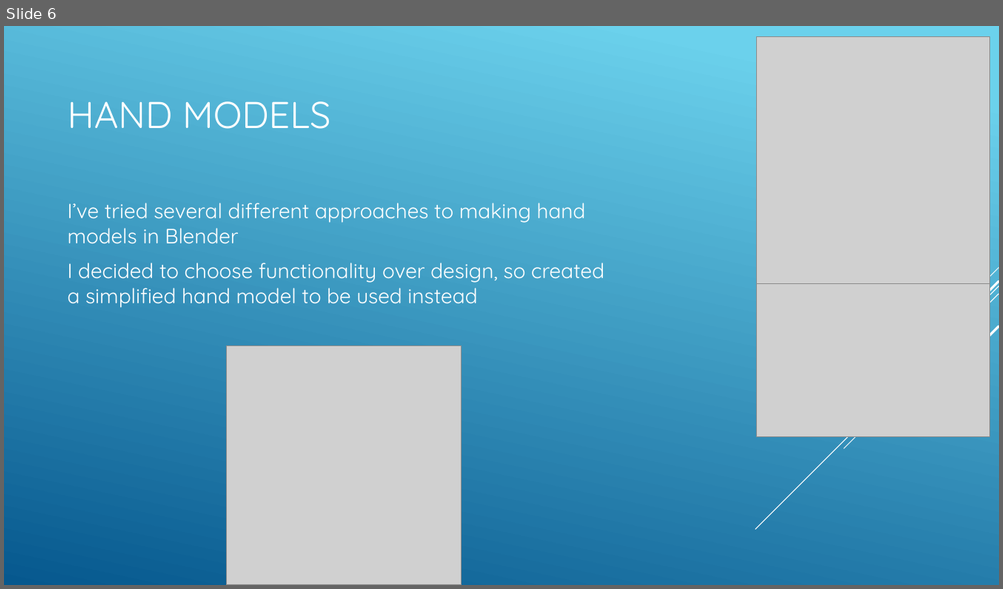
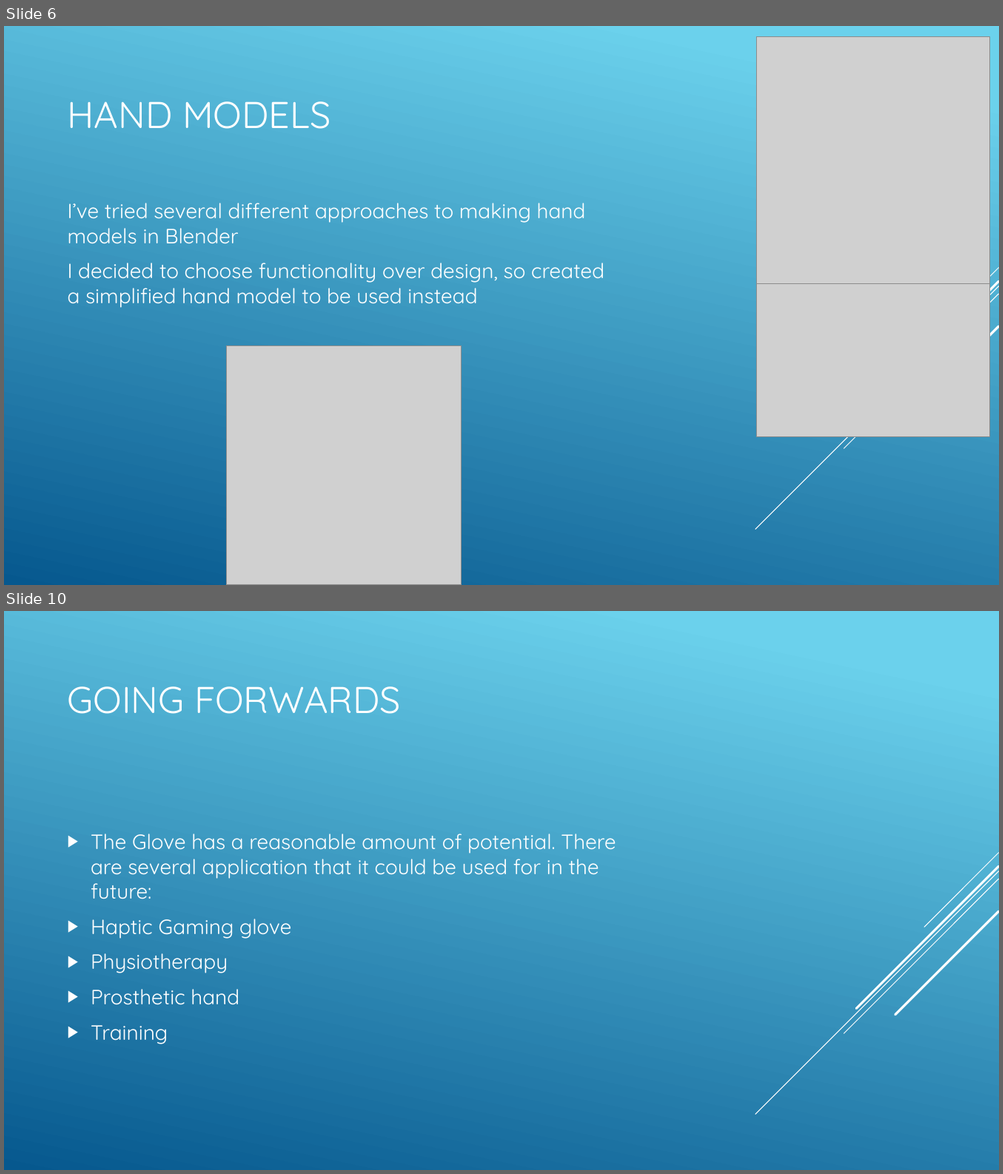
Before and after one commit to bwickenden/PROJ325, a slide deck: Final Docs/Haptic Feedback with nitinol Final.pptx. Shown one above the other, each under a label of ours: slide 6 before the commit, slides 6 and 10 after it; the slides between them are not shown. The pictures are 1003x589 and 1003x1174 pixels, drawn with LibreOffice and Linux fonts; fonts in the diff are those of the drawing; grey boxes stand for pictures. Boxes give left, top, right and bottom in pixels: in the first picture for what was removed or moved away, otherwise in the second. Text is boxed around its words. In the diff, an @@ line names an element or a change of style, - is before the commit and + after.

Commit message:
Added slide on future plans

```diff
--- a/Final Docs/Haptic Feedback with nitinol Final.pptx
+++ b/Final Docs/Haptic Feedback with nitinol Final.pptx
@@ slide 10 added at box(4, 611, 999, 1170), background gradient #6ED2EB to #06588E; not listed: 5 template elements that a slide beside it also shows @@
@@ title added at box(68, 686, 401, 714), 36 pt, text #FFFFFF @@
+GOING FORWARDS
@@ text added at box(91, 834, 615, 1045), 20 pt, text #FFFFFF @@
+▶ The Glove has a reasonable amount of potential. There are several application that it could be used for in the future:
+▶ Haptic Gaming glove
+▶ Physiotherapy
+▶ Prosthetic hand
+▶ Training
```
Also in this commit, not shown: 3 slides changed.
